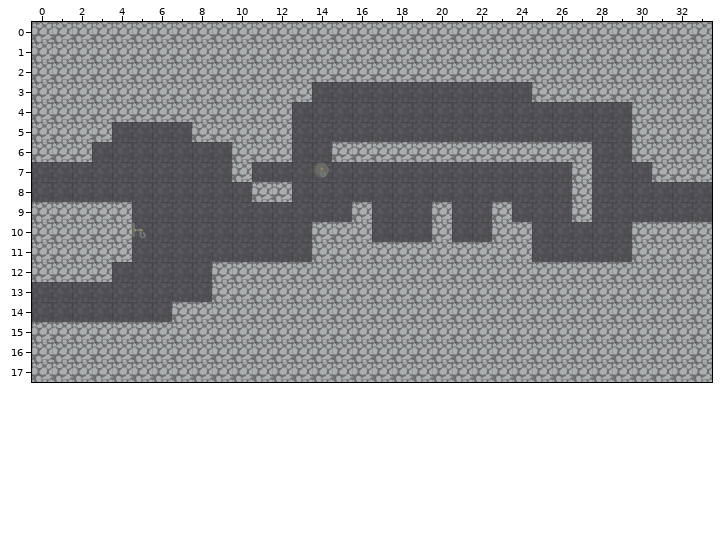
Tiled map: TiledMaps/room0-3.tmx. The first picture shows the starting point.
Cells are 32x32 px. Shown: x 0..33, y 0..17.
New version:
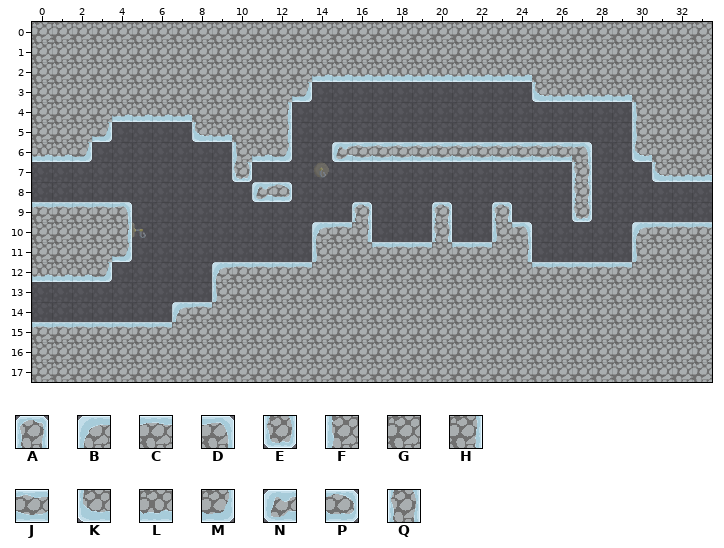
Key: from "tilemap": A 0, B 3, C 4, D 5, E 6, F 9, G 10, H 11, J 12, K 15, L 16, M 17, N 18, P 20, Q 25.
_ is an empty cell, . an unchanged one.
What changed:
--- layer "foreground"
@@ x 0..33 @@
- 2 ..............GGGGGGGGGGG.........
- 3 .............G...........GGGGG....
- 4 ....GGGG....G.................G...
- 5 ...G....GG..G.................G...
- 6 GGG.......GGG..GGGGGGGGGGGGG..G...
- 7 ..........G................G...GGG
- 8 ...........GG..............G......
- 9 GGGGG...........G...G..G...G......
-10 ....G.........GGG...G..GG.....GGGG
-11 ....G.........G..GGG.GG.G.....G...
-12 GGGG.....GGGGG...........GGGGG....
-13 .........G........................
-14 .......GG.........................
-15 GGGGGGG...........................
+ 2 ..............LLLLLLLLLLL.........
+ 3 .............M...........KLLLL....
+ 4 ....LLLL....H.................F...
+ 5 ...M....KL..H.................F...
+ 6 LLM.......FLM..NJJJJJJJJJJJD..K...
+ 7 ..........E................Q...KLL
+ 8 ...........NP..............Q......
+ 9 CCCCD...........A...A..A...E......
+10 ....H.........BCH...Q..FD.....BCCC
+11 ....M.........F..CCC.CC.H.....F...
+12 LLLM.....BCCCC...........CCCCC....
+13 .........F........................
+14 .......BC.........................
+15 CCCCCCC...........................
